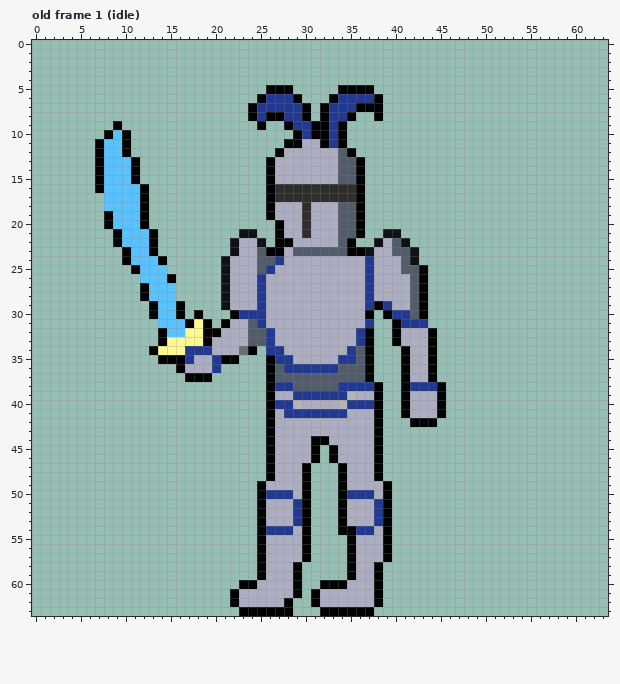
Pixel-art file: Assets/DawnyArt/generic knighttm.aseprite. The picture above is the old version.
64x64 pixels, 31 frames. Colours within 5 levels of each other are drawn and written as one. Shown: old frame 1 (idle). The commit also changed other frames, which this record leaves out.
Once edited:
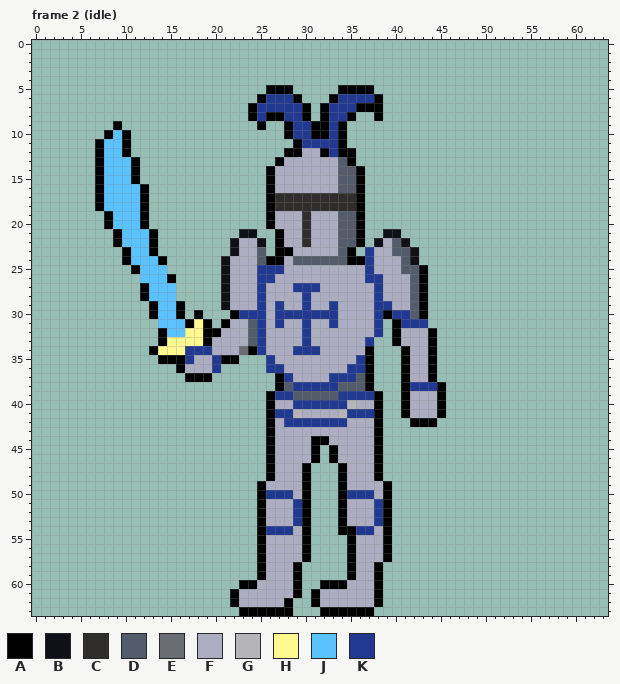
Palette (. is transparent): A #000000  B #101116  C #302d2d  D #535c6a  E #6a6d72  F #adadc1  G #b5b5b9  H #fff98f  J #59c2ff  K #213991
A new or re-ordered frame is compared with the old frame closest to it.
The edit:
frames re-ordered
Frame 2 (idle) against old frame 1 (idle), layer "Layer 1":
The author put colour A in row 10 at x 28; in rows 17 to 18 at x 7; in row 20 at x 26; in row 22 at x 36.
Colour D becomes colour A in row 12 at x 34; in row 13 at x 35; in row 24 at x 26; in row 37 at x 27.
Colour F becomes colour A in row 12 at x 28 to 29 and 32; in row 13 at x 27; in row 23 at x 28; in row 24 at x 35 to 36.
Colour K becomes colour A in row 24 at x 27; in row 38 at x 27 and 37.
Colour D becomes colour C in row 18 at x 34 to 35.
Colour F becomes colour C in row 18 at x 27 to 29 and 31 to 33; in row 22 at x 30.
Colour A becomes colour D in row 22 at x 35.
Colour C becomes colour D in row 16 at x 34 to 35.
Colour F becomes colour D in row 24 at x 29 to 34.
Colour K becomes colour D in row 38 at x 28 and 34 to 36; in row 39 at x 29 to 33.
Colour A becomes colour F in row 20 at x 27; in row 22 at x 28; in row 30 at x 37; in row 32 at x 37.
Colour C becomes colour F in row 16 at x 27 to 33.
Colour D becomes colour F in row 23 at x 29 to 33; in row 34 at x 36; in row 36 at x 34; in row 37 at x 29 to 32.
Colour K becomes colour F in rows 27 to 29 at x 37; in row 31 at x 37; in rows 32 to 33 at x 26 and 36; in row 34 at x 26 to 27 and 35; in row 35 at x 27 to 28 and 34 to 35; in row 36 at x 28 to 33.
Colour K becomes colour F in row 40 at x 27 to 28 and 36 to 37; in row 41 at x 30 to 33.
Colour K becomes colour G in row 40 at x 35; in row 41 at x 29 and 34.
The author put colour K in rows 30 to 32 at x 38; in row 34 at x 25.
Colour A becomes colour K in row 10 at x 29; in row 11 at x 32; in row 29 at x 38; in row 33 at x 37; in rows 35 to 36 at x 26.
Colour B becomes colour K in row 23 at x 37.
Colour D becomes colour K in row 25 at x 25; in rows 32 to 33 at x 25; in row 35 at x 36; in row 36 at x 27 and 35 to 36; in row 37 at x 28 and 33 to 35; in row 38 at x 29 to 33.
Colour F becomes colour K in row 11 at x 30 to 31; in row 12 at x 33; in row 25 at x 27; in row 26 at x 26 and 38; in row 27 at x 29 to 31 and 38; in row 28 at x 30 and 38.
Colour F becomes colour K in row 29 at x 27, 30 and 33; in row 30 at x 27 to 33; in row 31 at x 27, 30 and 33; in rows 32 to 33 at x 30; in row 34 at x 29 to 31; in row 39 at x 27 to 28 and 36 to 37.
Colour F becomes colour K in row 40 at x 30 to 33; in row 41 at x 27 and 35 to 37; in row 42 at x 28 to 34.
Colour G becomes colour K in row 39 at x 35; in row 40 at x 29 and 34.
Colour A is gone in row 11 at x 28; in row 12 at x 27; in row 13 at x 26 and 36; in row 23 at x 26 and 36; in row 37 at x 26; in row 38 at x 26 and 38.
Boxes around the changes in both pictures, in picture pixels (x1, y1, x2, y2):
changed: (257, 130, 383, 427)
added: (95, 193, 104, 211)
